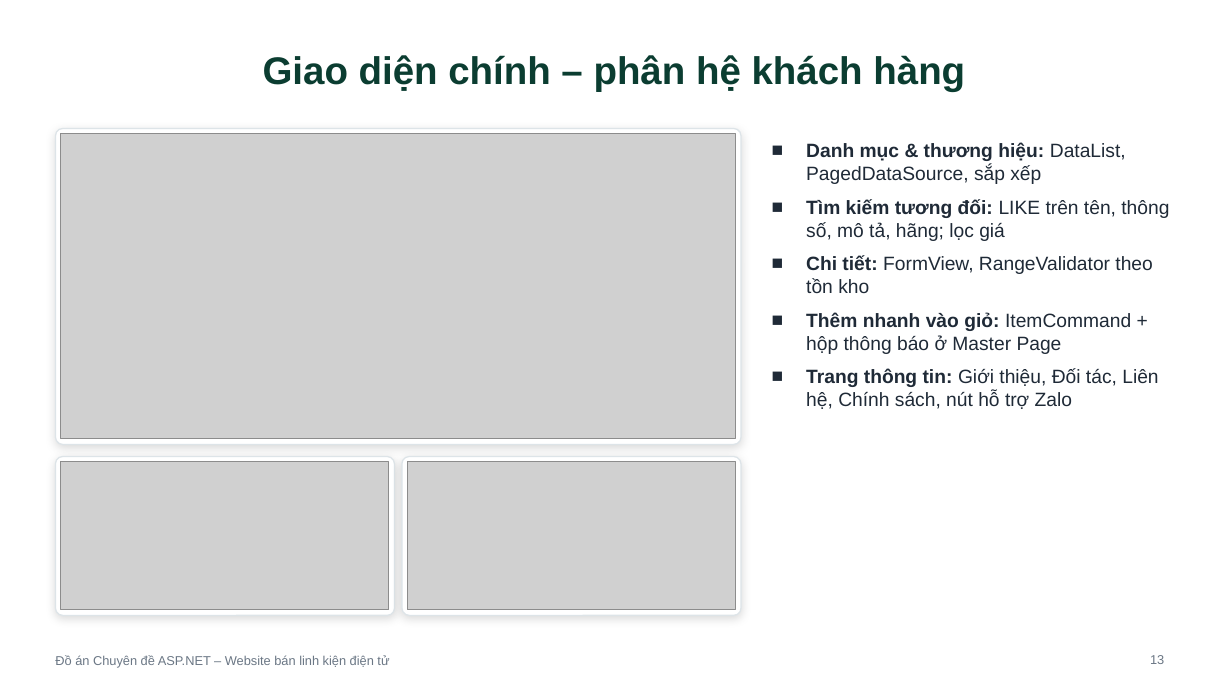
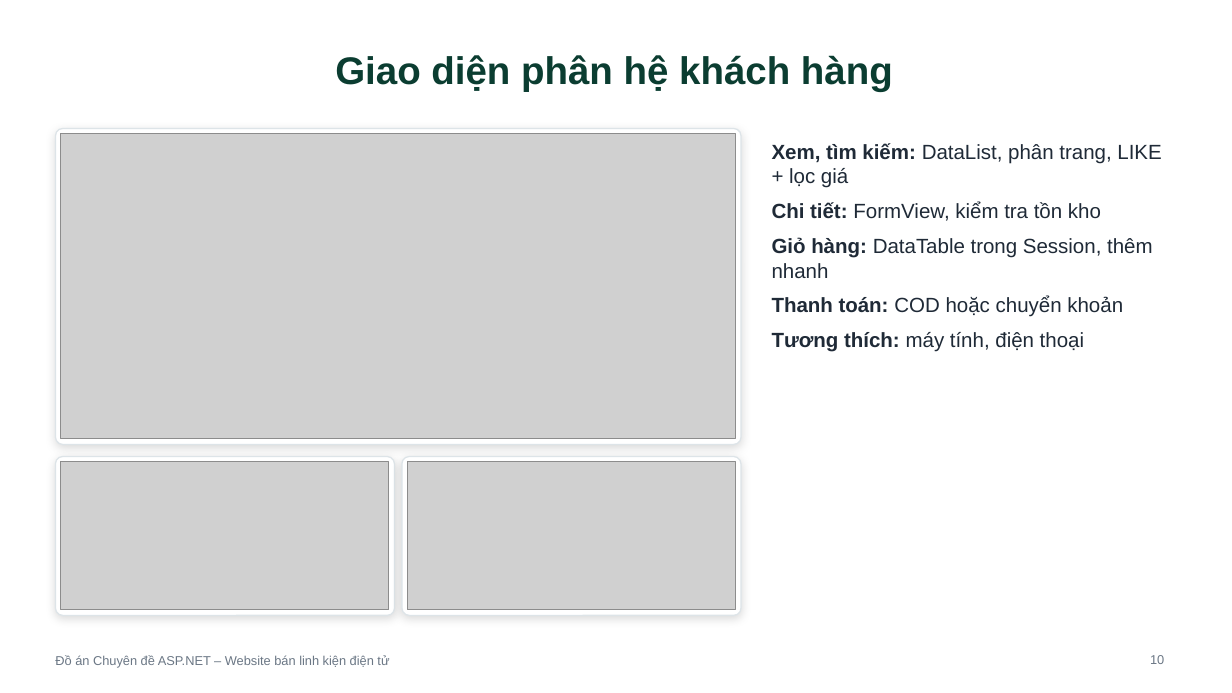
Before and after one commit to btduy10/ASPNET, a slide deck: slide 10 of thesis/abs/TrinhChieu_WebsiteBanLinhKien.pptx (slide 13 before the commit). Drawn at 1232x693 pixels with LibreOffice and Linux fonts; fonts in the diff are those of the drawing; grey boxes stand for pictures. Boxes give left, top, right and bottom in pixels: in the first picture for what was removed or moved away, otherwise in the second. Text is boxed around its words. In the diff, an @@ line names an element or a change of style, - is before the commit and + after.

```diff
--- a/thesis/abs/TrinhChieu_WebsiteBanLinhKien.pptx
+++ b/thesis/abs/TrinhChieu_WebsiteBanLinhKien.pptx
@@ title at <box>335,55,893,92</box>: text changed @@
-Giao diện chính – phân hệ khách hàng
+Giao diện phân hệ khách hàng
@@ text at <box>772,143,1161,352</box>: text changed; size 15 to 16 pt @@
-■ Danh mục & thương hiệu: DataList, PagedDataSource, sắp xếp
-■ Tìm kiếm tương đối: LIKE trên tên, thông số, mô tả, hãng; lọc giá
-■ Chi tiết: FormView, RangeValidator theo tồn kho
-■ Thêm nhanh vào giỏ: ItemCommand + hộp thông báo ở Master Page
-■ Trang thông tin: Giới thiệu, Đối tác, Liên hệ, Chính sách, nút hỗ trợ Zalo
+■ Xem, tìm kiếm: DataList, phân trang, LIKE + lọc giá
+■ Chi tiết: FormView, kiểm tra tồn kho
+■ Giỏ hàng: DataTable trong Session, thêm nhanh
+■ Thanh toán: COD hoặc chuyển khoản
+■ Tương thích: máy tính, điện thoại
@@ page number at <box>1150,655,1164,664</box>: text changed @@
-13
+10
```
Also in this commit, not shown: 4 other slides changed, 2 slides added, 5 slides removed.
